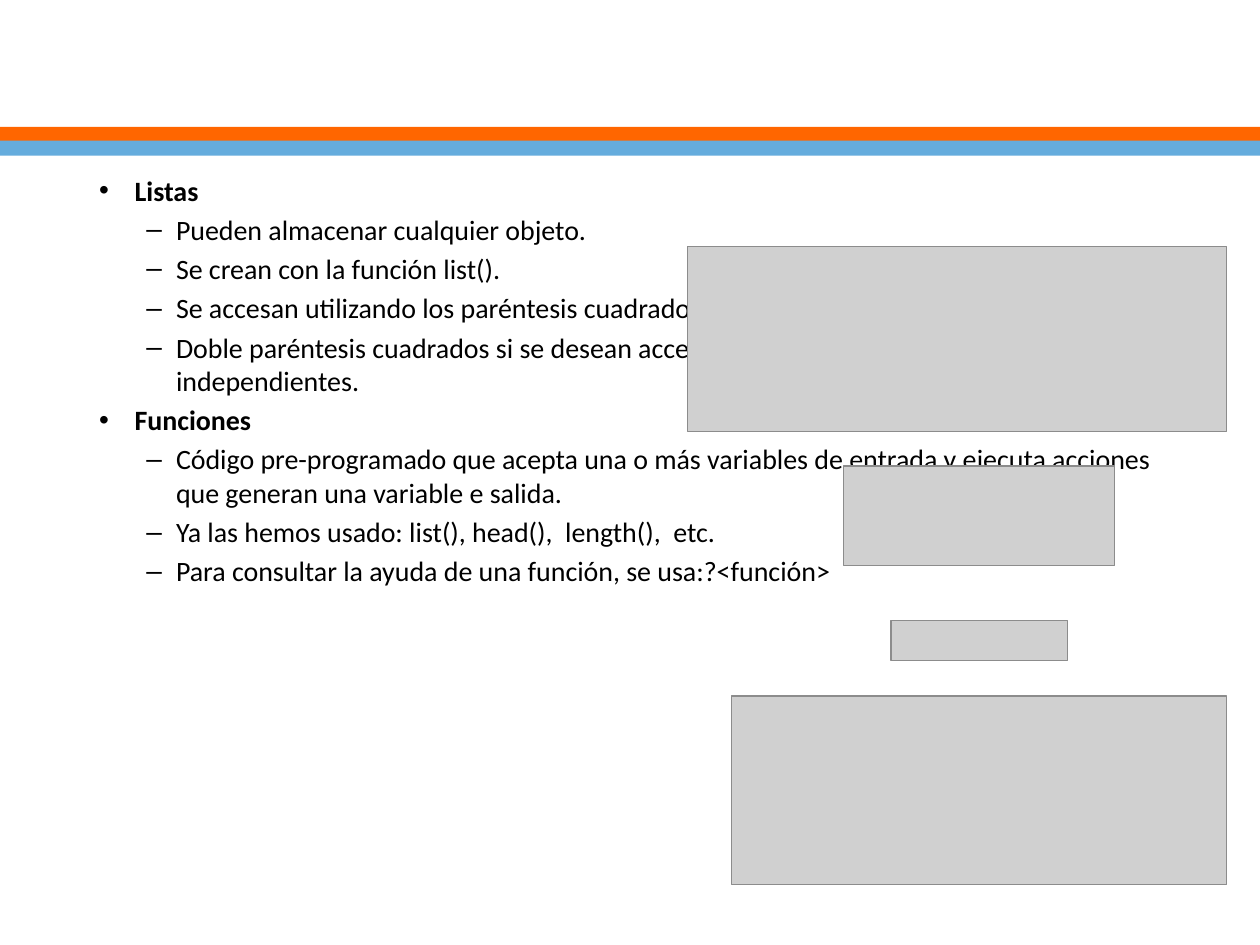
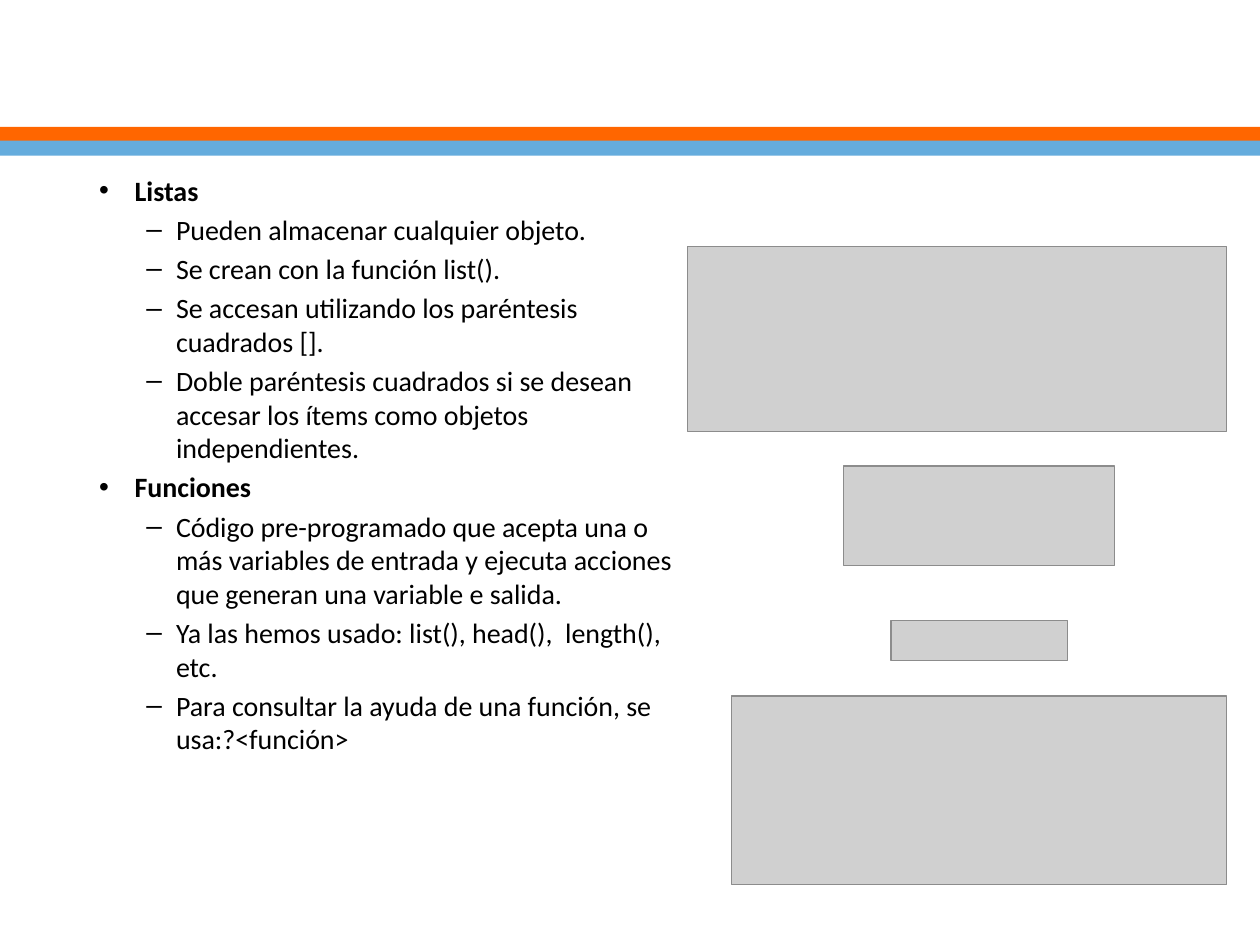
Before and after one commit to ejimenezdelgado/mineria_datos_lunes_3_2018, a slide deck: slide 16 of clase 7/clase 7.pptx. Drawn at 1260x945 pixels with LibreOffice and Linux fonts; fonts in the diff are those of the drawing; grey boxes stand for pictures; background and template pictures are left out. Boxes give left, top, right and bottom in pixels: in the first picture for what was removed or moved away, otherwise in the second. Text is boxed around its words. In the diff, an @@ line names an element or a change of style, - is before the commit and + after.

```diff
--- a/clase 7/clase 7.pptx
+++ b/clase 7/clase 7.pptx
@@ text "Listas" rewrapped from (x1=135, y1=181, x2=1150, y2=586) to (x1=135, y1=181, x2=672, y2=750) @@
```
Also in this commit, not shown: 4 other slides changed, 8 other files.
